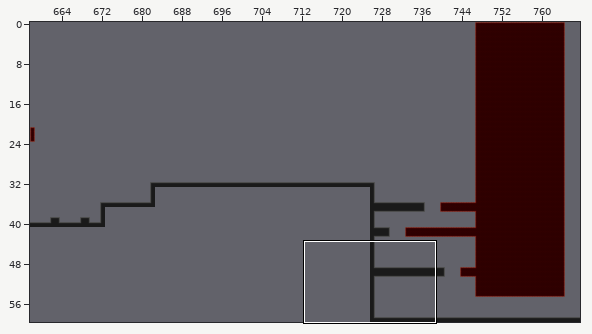
Tiled map -- Maps/level4_01.tmx. The picture above shows the old version from afar; the outline marks the close-up.
Close-up. The starting point:
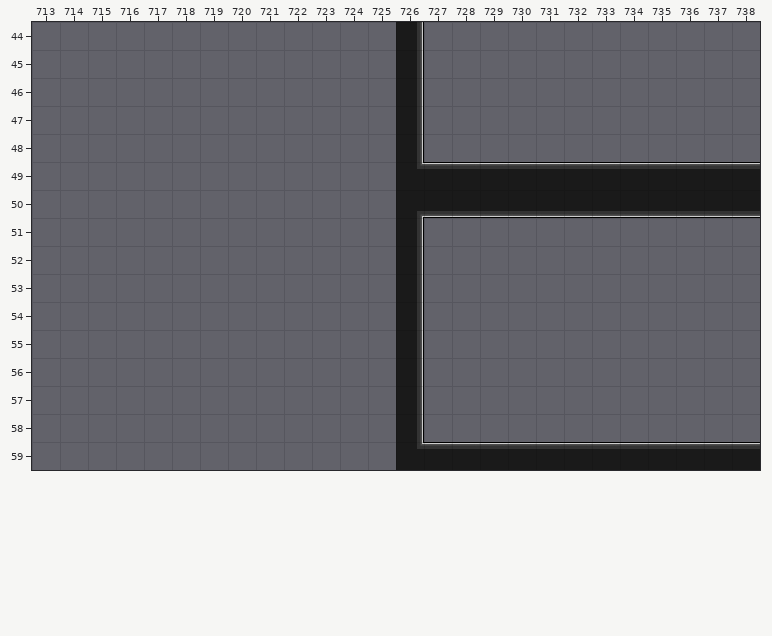
Cells are 32x32 px. Shown: x 713..738, y 44..59. The commit also changed other parts of the map, which this record leaves out.
After:
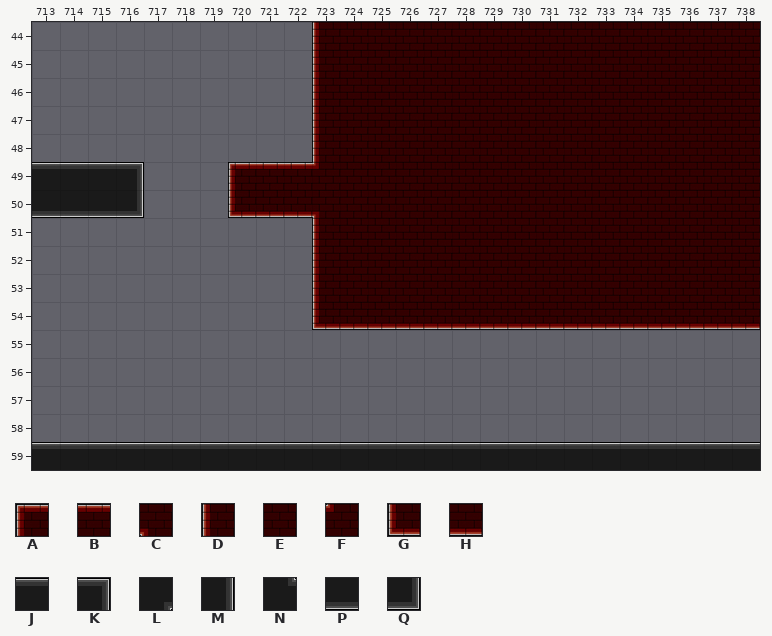
Key: from "BrickOutside": A 0, B 1, C 4, D 5, E 6, F 9, G 10, H 11; from "TileSet-Pavement": J 1, K 2, L 3, M 7, N 8, P 11, Q 12.
_ is an empty cell.
From old to new:
Layer "Tile Layer 1":
y 44..48: x 723..738 ___M____________ -> DEEEEEEEEEEEEEEE
y 49: x 713..716 ____ -> JJJK; x 720..738 ______NJJJJJJJJJJJJ -> ABBFEEEEEEEEEEEEEEE
y 50: x 713..716 ____ -> PPPQ; x 720..738 ______LPPPPPPPPPPPP -> GHHCEEEEEEEEEEEEEEE
y 51..53: x 723..738 ___M____________ -> DEEEEEEEEEEEEEEE
y 54: x 723..738 ___M____________ -> GHHHHHHHHHHHHHHH
y 55..58: x 726 M -> _
y 59: x 713..726 _____________N -> JJJJJJJJJJJJJJ
